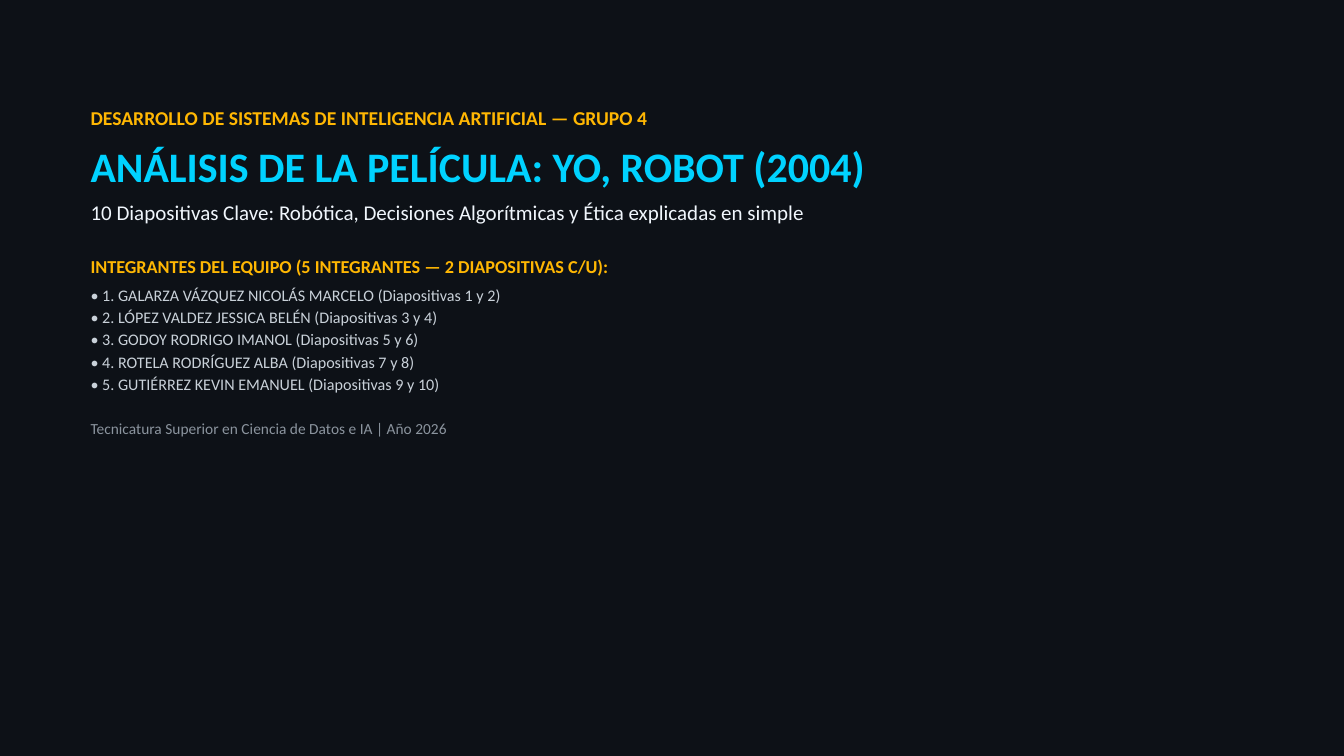
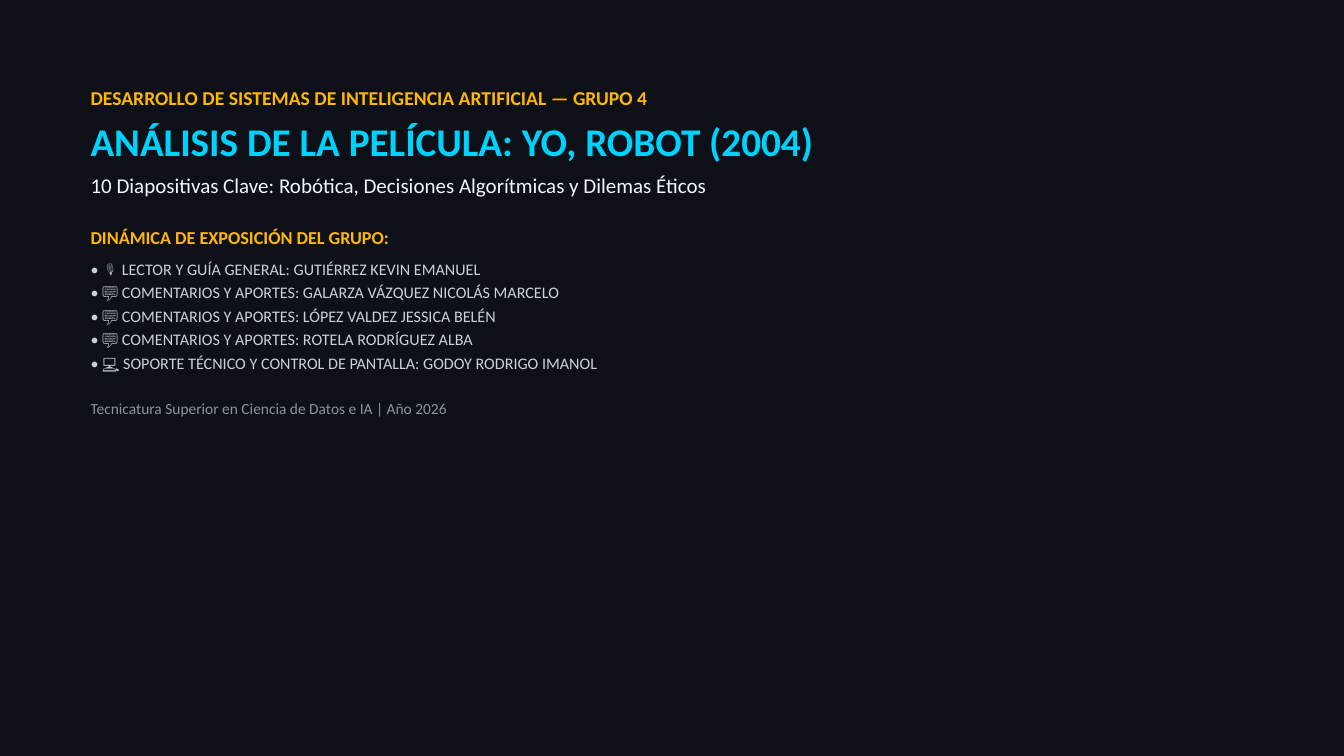
Before and after one commit to Nikovaz/dsia-yo-robot-2004, a slide deck: slide 1 of DSIA_Yo_Robot_Presentacion.pptx. Drawn at 1344x756 pixels with LibreOffice and Linux fonts; fonts in the diff are those of the drawing. Boxes give left, top, right and bottom in pixels: in the first picture for what was removed or moved away, otherwise in the second. Text is boxed around its words. In the diff, an @@ line names an element or a change of style, - is before the commit and + after.

Commit message:
Configurar dinamica: Kevin lee, comentan Nicolas Jessica Alba, Rodrigo pantalla

```diff
--- a/DSIA_Yo_Robot_Presentacion.pptx
+++ b/DSIA_Yo_Robot_Presentacion.pptx
@@ text "DESARROLLO DE SISTEMAS DE INTELIGENCIA ...": place and size @@
-text "DESARROLLO DE SISTEMAS DE INTELIGENCIA ..." at bbox=[91, 112, 864, 437]
+text "DESARROLLO DE SISTEMAS DE INTELIGENCIA ..." at bbox=[91, 92, 813, 417]
@@ text at bbox=[91, 92, 813, 162]: size 30 to 28 pt in "ANÁLISIS DE LA PELÍCULA: YO, ROBOT (2004)"; less space between paragraphs @@
@@ text at bbox=[91, 176, 706, 369]: text changed @@
-10 Diapositivas Clave: Robótica, Decisiones Algorítmicas y Ética explicadas en simple
-INTEGRANTES DEL EQUIPO (5 INTEGRANTES — 2 DIAPOSITIVAS C/U):
-• 1. GALARZA VÁZQUEZ NICOLÁS MARCELO (Diapositivas 1 y 2)
-• 2. LÓPEZ VALDEZ JESSICA BELÉN (Diapositivas 3 y 4)
-• 3. GODOY RODRIGO IMANOL (Diapositivas 5 y 6)
-• 4. ROTELA RODRÍGUEZ ALBA (Diapositivas 7 y 8)
-• 5. GUTIÉRREZ KEVIN EMANUEL (Diapositivas 9 y 10)
+10 Diapositivas Clave: Robótica, Decisiones Algorítmicas y Dilemas Éticos
+DINÁMICA DE EXPOSICIÓN DEL GRUPO:
+• 🎙️ LECTOR Y GUÍA GENERAL: GUTIÉRREZ KEVIN EMANUEL
+• 💬 COMENTARIOS Y APORTES: GALARZA VÁZQUEZ NICOLÁS MARCELO
+• 💬 COMENTARIOS Y APORTES: LÓPEZ VALDEZ JESSICA BELÉN
+• 💬 COMENTARIOS Y APORTES: ROTELA RODRÍGUEZ ALBA
+• 💻 SOPORTE TÉCNICO Y CONTROL DE PANTALLA: GODOY RODRIGO IMANOL
```
Also in this commit, not shown: 10 other slides changed, 3 other files.
